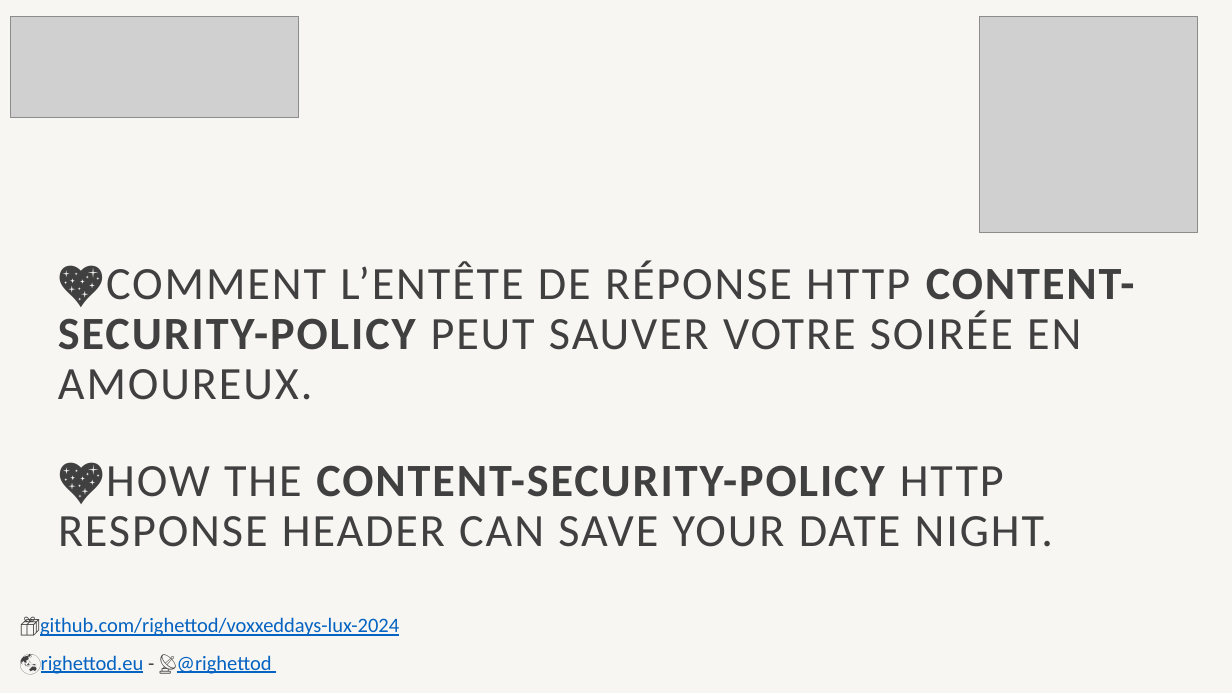
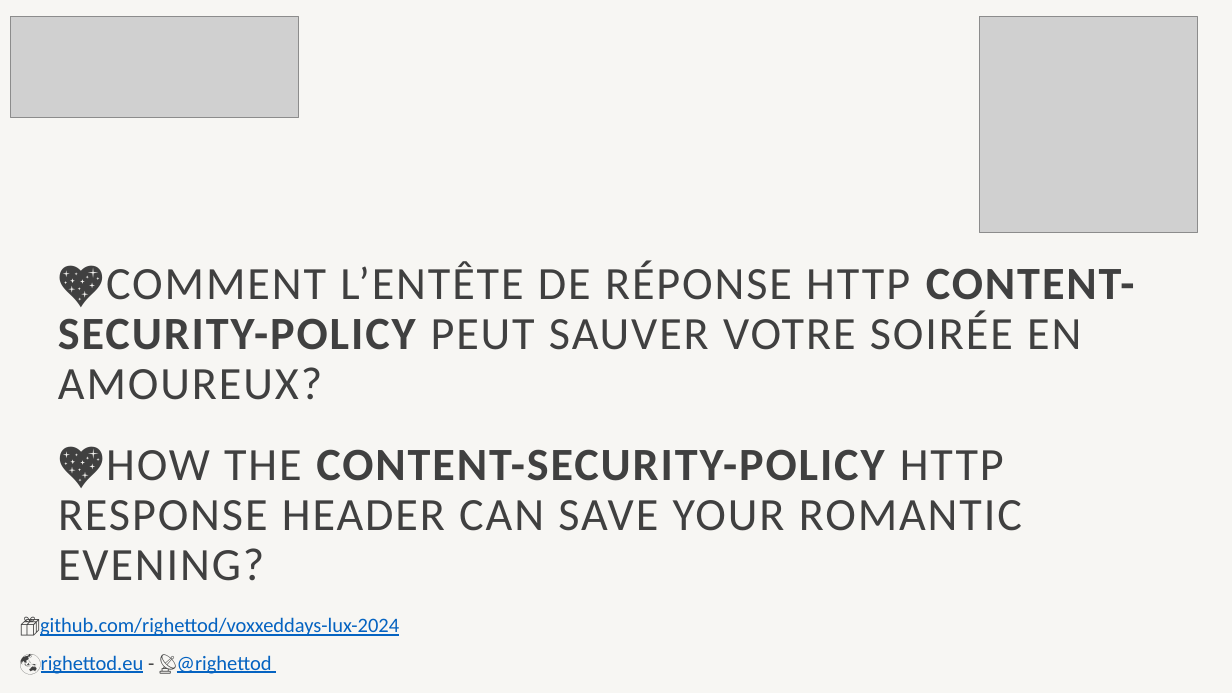
Before and after one commit to righettod/voxxeddays-lux-2024, a slide deck: slide 1 of presentation.pptx. Drawn at 1232x693 pixels with LibreOffice and Linux fonts; fonts in the diff are those of the drawing; grey boxes stand for pictures; background and template pictures are left out. Boxes give left, top, right and bottom in pixels: in the first picture for what was removed or moved away, otherwise in the second. Text is boxed around its words. In the diff, an @@ line names an element or a change of style, - is before the commit and + after.

```diff
--- a/presentation.pptx
+++ b/presentation.pptx
@@ text at (x1=58, y1=261, x2=1135, y2=400): text changed @@
-💖COMMENT L’ENTÊTE DE RÉPONSE HTTP CONTENT-SECURITY-POLICY PEUT SAUVER VOTRE SOIRÉE EN AMOUREUX.
+💖COMMENT L’ENTÊTE DE RÉPONSE HTTP CONTENT-SECURITY-POLICY PEUT SAUVER VOTRE SOIRÉE EN AMOUREUX?
@@ title at (x1=58, y1=449, x2=1022, y2=581): text changed @@
-💖HOW THE CONTENT-SECURITY-POLICY HTTP RESPONSE HEADER CAN SAVE YOUR DATE NIGHT.
+💖HOW THE CONTENT-SECURITY-POLICY HTTP RESPONSE HEADER CAN SAVE YOUR ROMANTIC EVENING?
```
Also in this commit, not shown: 12 other slides changed, 1 slide added.
